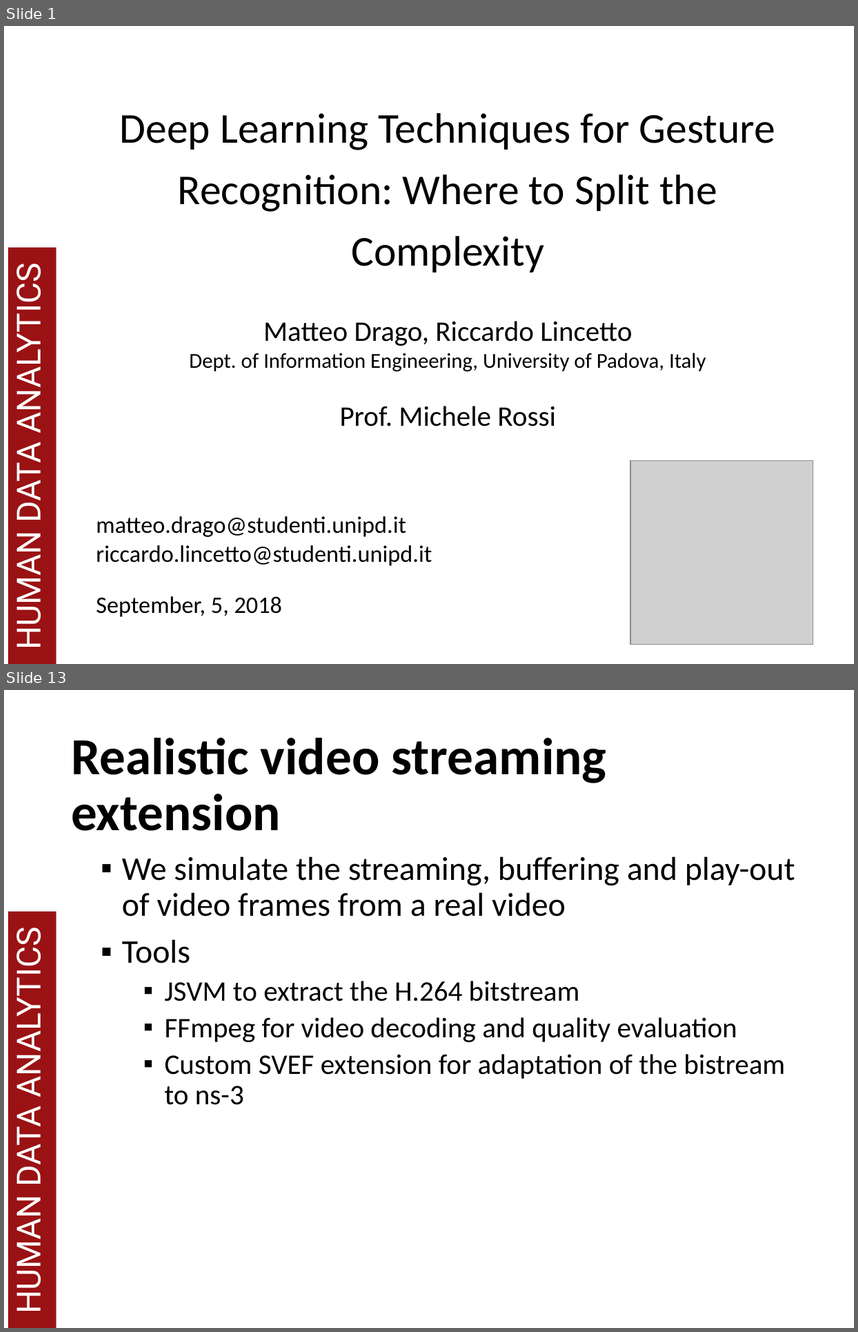
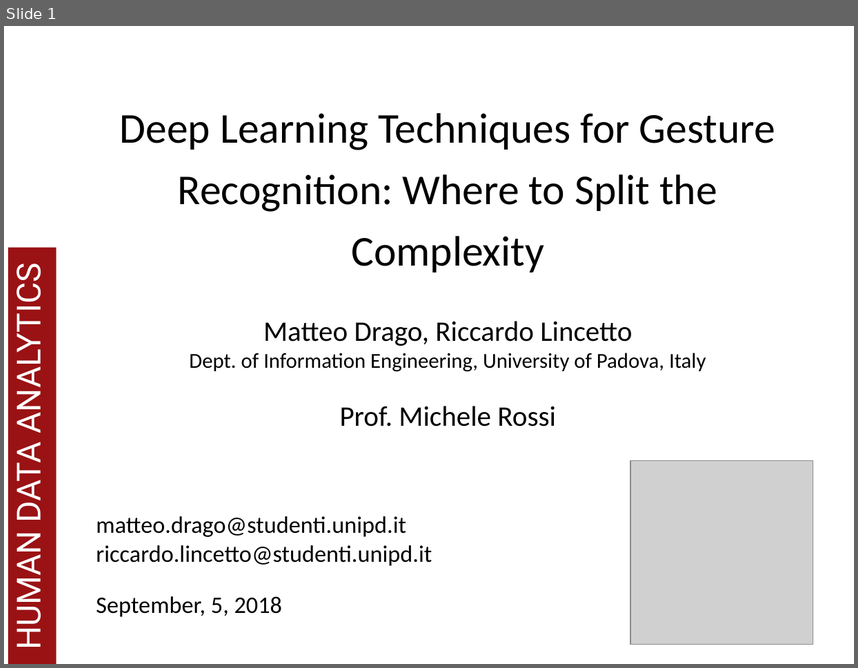
Before and after one commit to MatteoDrago/hda-project, a slide deck: presentation/HDA 2018.pptx. Shown one above the other, each under a label of ours: slides 1 and 13 before the commit, slide 1 after it; the slides between them are not shown. The pictures are 858x1332 and 858x668 pixels, drawn with LibreOffice and Linux fonts; fonts in the diff are those of the drawing; grey boxes stand for pictures; background and template pictures are left out. Boxes give left, top, right and bottom in pixels: in the first picture for what was removed or moved away, otherwise in the second. Text is boxed around its words. In the diff, an @@ line names an element or a change of style, - is before the commit and + after.

```diff
--- a/presentation/HDA 2018.pptx
+++ b/presentation/HDA 2018.pptx
@@ slide 13 removed at bbox=[4, 690, 854, 1328], background #FFFFFF; not listed: 2 template elements that a slide beside it also shows @@
@@ title removed at bbox=[71, 738, 607, 831] @@
-Realistic video streaming extension
@@ text removed at bbox=[122, 856, 795, 1105] @@
-▪ We simulate the streaming, buffering and play-out of video frames from a real video
-▪ Tools
-  ▪ JSVM to extract the H.264 bitstream
-  ▪ FFmpeg for video decoding and quality evaluation
-  ▪ Custom SVEF extension for adaptation of the bistream to ns-3
```
Also in this commit, not shown: 1 slide changed, 6 slides added, 15 other slides removed, 6 other files.
